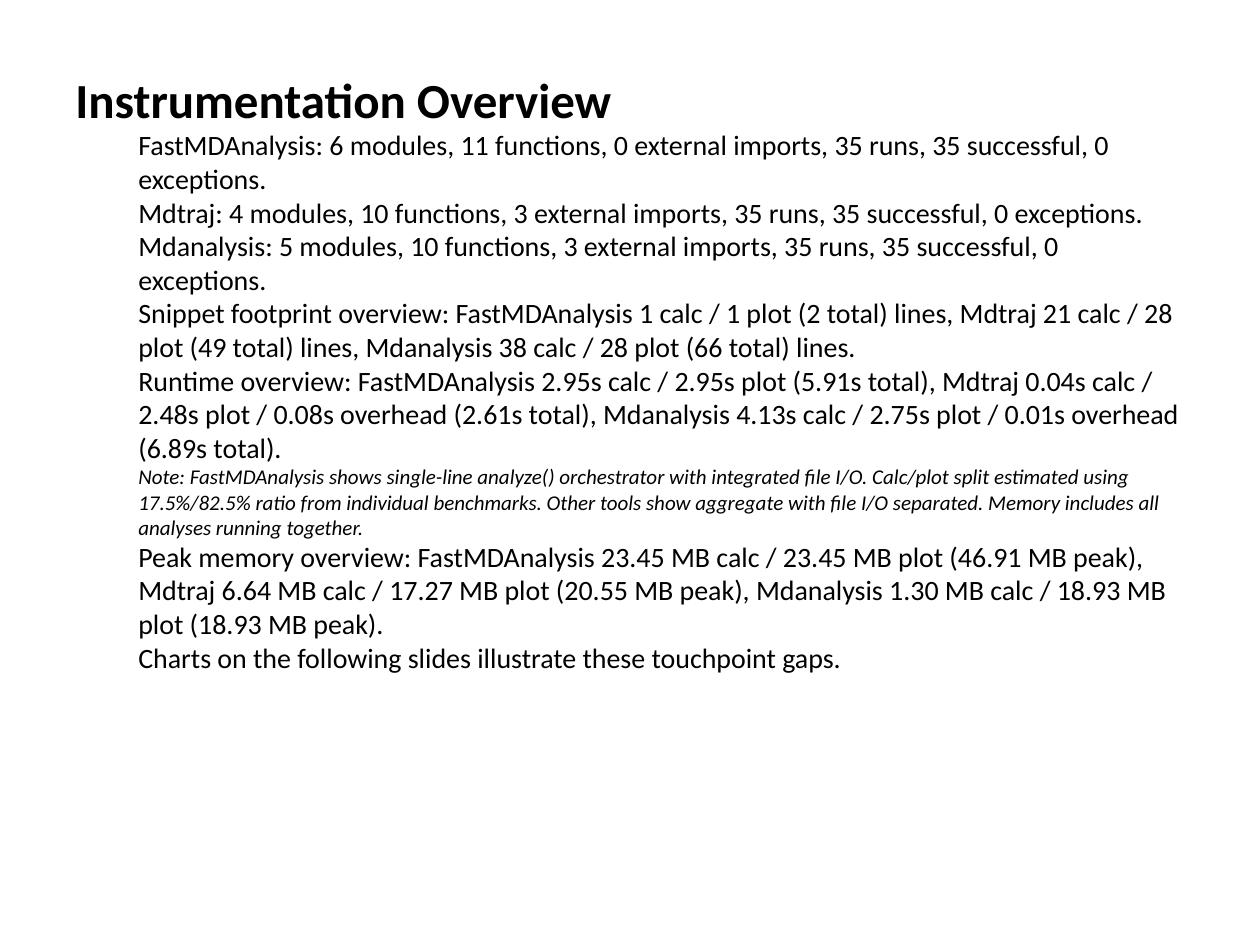
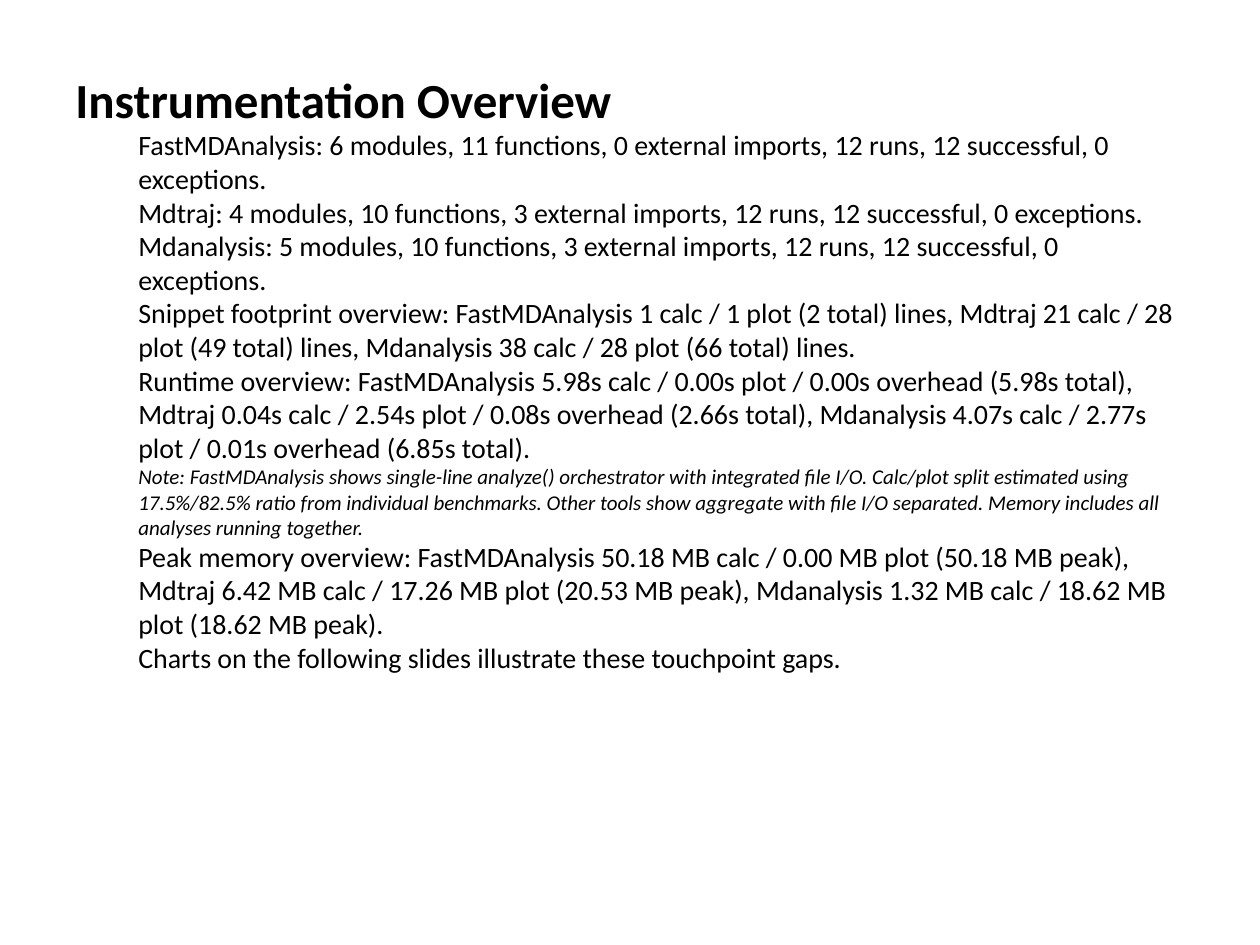
Before and after one commit to Paradoxicaly/FastMDAnalysis, a slide deck: slide 13 of slides/FastMDAnalysis_benchmarks_trpcage_500.pptx. Drawn at 1260x945 pixels with LibreOffice and Linux fonts; fonts in the diff are those of the drawing. Boxes give left, top, right and bottom in pixels: in the first picture for what was removed or moved away, otherwise in the second. Text is boxed around its words. In the diff, an @@ line names an element or a change of style, - is before the commit and + after.

```diff
--- a/slides/FastMDAnalysis_benchmarks_trpcage_500.pptx
+++ b/slides/FastMDAnalysis_benchmarks_trpcage_500.pptx
@@ text at (138,135,1143,295): text changed @@
-  FastMDAnalysis: 6 modules, 11 functions, 0 external imports, 35 runs, 35 successful, 0 exceptions.
-  Mdtraj: 4 modules, 10 functions, 3 external imports, 35 runs, 35 successful, 0 exceptions.
-  Mdanalysis: 5 modules, 10 functions, 3 external imports, 35 runs, 35 successful, 0 exceptions.
+  FastMDAnalysis: 6 modules, 11 functions, 0 external imports, 12 runs, 12 successful, 0 exceptions.
+  Mdtraj: 4 modules, 10 functions, 3 external imports, 12 runs, 12 successful, 0 exceptions.
+  Mdanalysis: 5 modules, 10 functions, 3 external imports, 12 runs, 12 successful, 0 exceptions.
@@ text at (138,370,1146,463): text changed @@
-  Runtime overview: FastMDAnalysis 2.95s calc / 2.95s plot (5.91s total), Mdtraj 0.04s calc / 2.48s plot / 0.08s overhead (2.61s total), Mdanalysis 4.13s calc / 2.75s plot / 0.01s overhead (6.89s total).
+  Runtime overview: FastMDAnalysis 5.98s calc / 0.00s plot / 0.00s overhead (5.98s total), Mdtraj 0.04s calc / 2.54s plot / 0.08s overhead (2.66s total), Mdanalysis 4.07s calc / 2.77s plot / 0.01s overhead (6.85s total).
@@ text at (138,546,1166,639): text changed @@
-  Peak memory overview: FastMDAnalysis 23.45 MB calc / 23.45 MB plot (46.91 MB peak), Mdtraj 6.64 MB calc / 17.27 MB plot (20.55 MB peak), Mdanalysis 1.30 MB calc / 18.93 MB plot (18.93 MB peak).
+  Peak memory overview: FastMDAnalysis 50.18 MB calc / 0.00 MB plot (50.18 MB peak), Mdtraj 6.42 MB calc / 17.26 MB plot (20.53 MB peak), Mdanalysis 1.32 MB calc / 18.62 MB plot (18.62 MB peak).
```
Also in this commit, not shown: 1 other slide changed, 1 other file.
